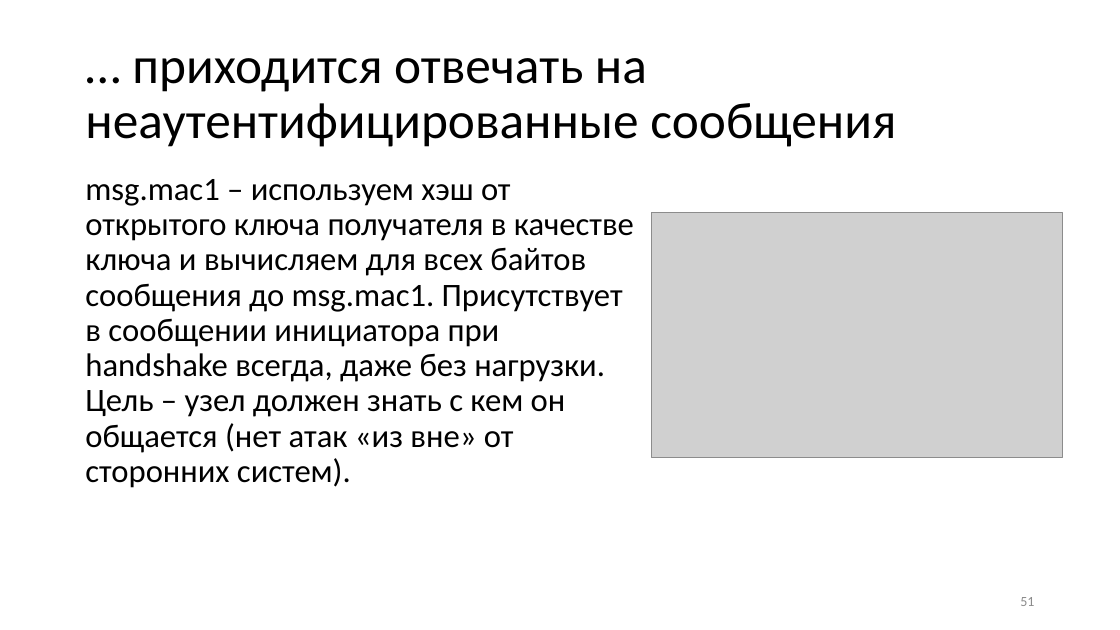
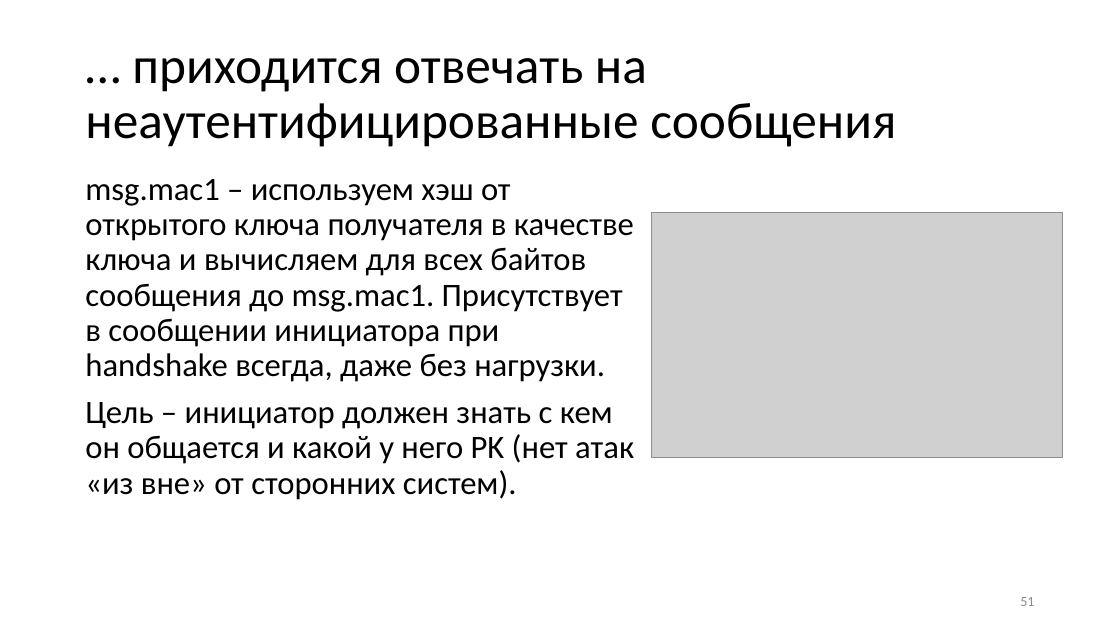
Before and after one commit to CryptoCourse/CryptoLectures, a slide deck: slide 51 of Lectures/Lecture0x2.pptx. Drawn at 1120x630 pixels with LibreOffice and Linux fonts; fonts in the diff are those of the drawing; grey boxes stand for pictures. Boxes give left, top, right and bottom in pixels: in the first picture for what was removed or moved away, otherwise in the second. Text is boxed around its words. In the diff, an @@ line names an element or a change of style, - is before the commit and + after.

```diff
--- a/Lectures/Lecture0x2.pptx
+++ b/Lectures/Lecture0x2.pptx
@@ text at (x1=85, y1=179, x2=634, y2=500): text changed @@
-msg.mac1 – используем хэш от открытого ключа получателя в качестве ключа и вычисляем для всех байтов сообщения до msg.mac1. Присутствует в сообщении инициатора при handshake всегда, даже без нагрузки. Цель – узел должен знать с кем он общается (нет атак «из вне» от сторонних систем).
+msg.mac1 – используем хэш от открытого ключа получателя в качестве ключа и вычисляем для всех байтов сообщения до msg.mac1. Присутствует в сообщении инициатора при handshake всегда, даже без нагрузки.
+Цель – инициатор должен знать с кем он общается и какой у него PK (нет атак «из вне» от сторонних систем).
```
Also in this commit, not shown: 9 other slides changed, 3 other files.
